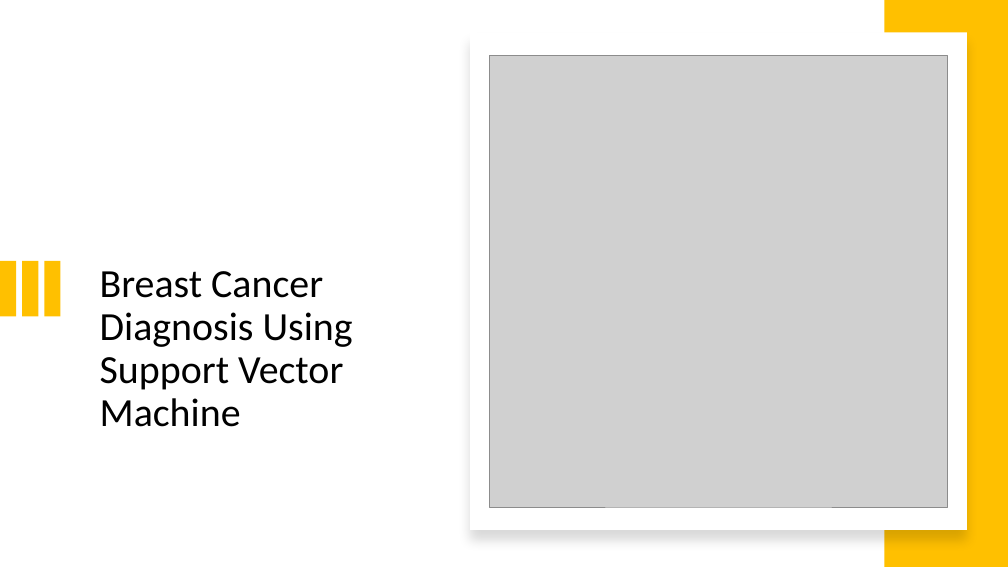
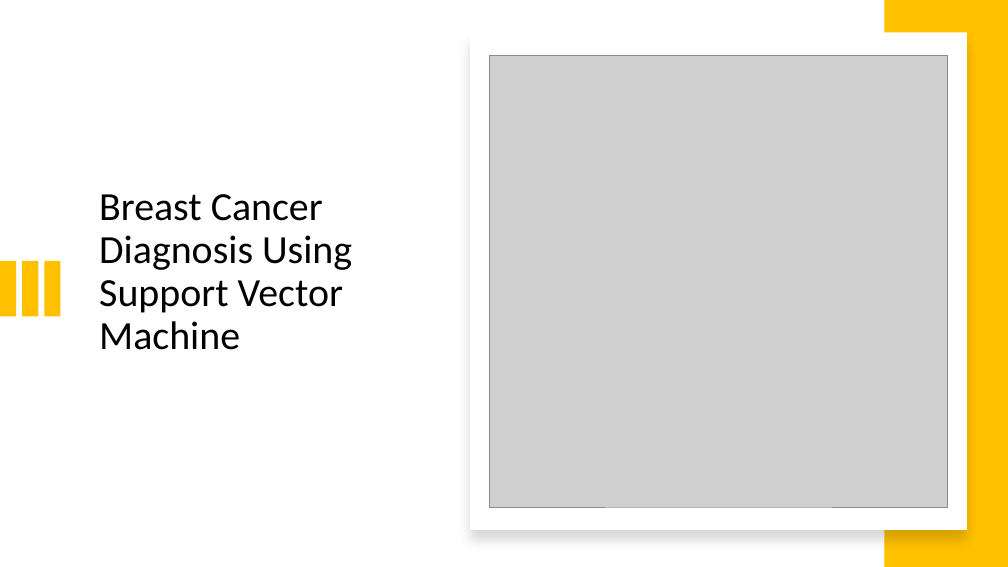
Before and after one commit to bidlekm/Optimization_2, a slide deck: slide 1 of presentation.pptx. Drawn at 1008x567 pixels with LibreOffice and Linux fonts; fonts in the diff are those of the drawing; grey boxes stand for pictures. Boxes give left, top, right and bottom in pixels: in the first picture for what was removed or moved away, otherwise in the second. Text is boxed around its words. In the diff, an @@ line names an element or a change of style, - is before the commit and + after.

```diff
--- a/presentation.pptx
+++ b/presentation.pptx
@@ title "Breast Cancer Diagnosis Using Support ...": place and size @@
-title "Breast Cancer Diagnosis Using Support ..." at (100, 271, 353, 427)
+title "Breast Cancer Diagnosis Using Support ..." at (99, 194, 352, 350)
```
Also in this commit, not shown: 3 other slides changed, 3 slides added, 1 slide removed.
